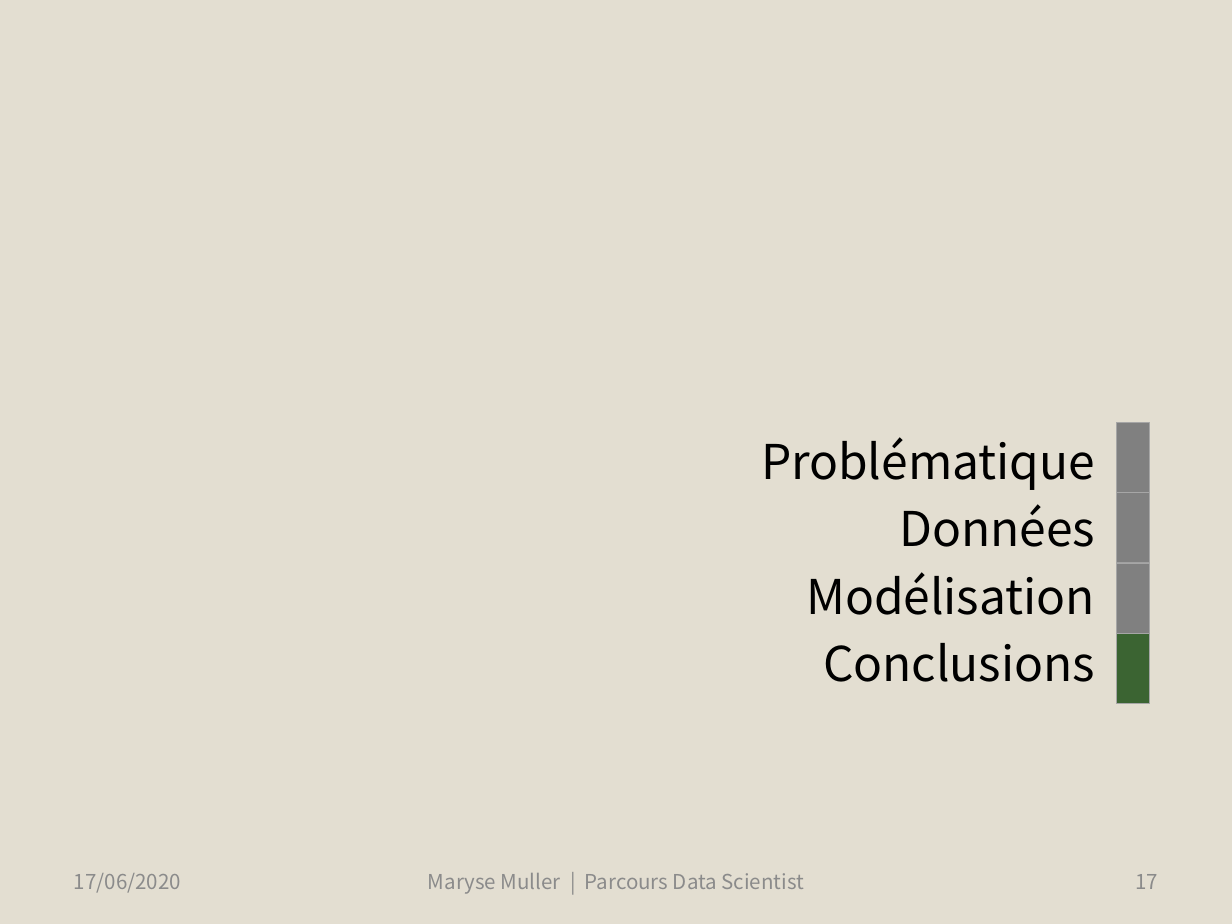
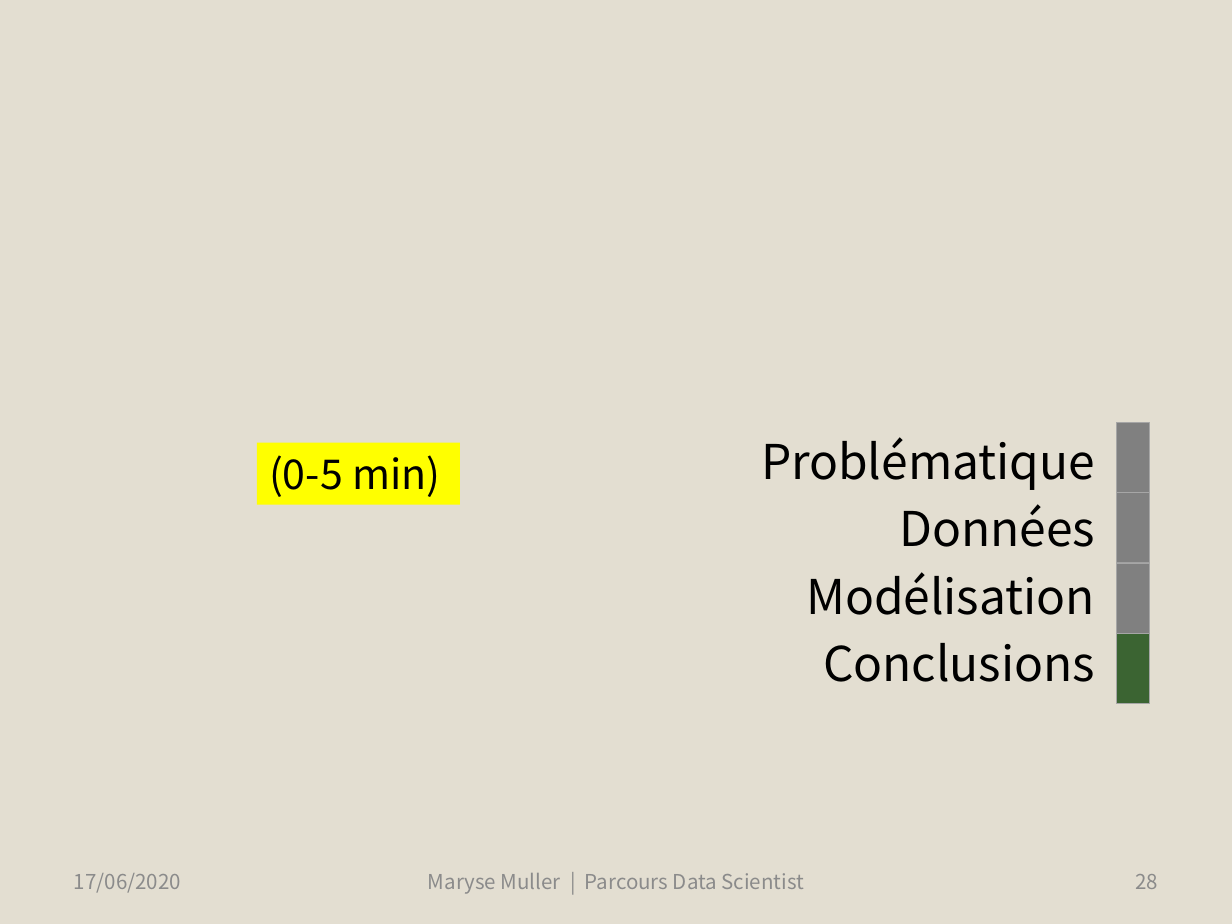
Before and after one commit to SmellyArmure/OC_DS_Project4, a slide deck: slide 28 of PRESENTATION/Projet4.pptx (slide 17 before the commit). Drawn at 1232x924 pixels with LibreOffice and Linux fonts; fonts in the diff are those of the drawing. Boxes give left, top, right and bottom in pixels: in the first picture for what was removed or moved away, otherwise in the second. Text is boxed around its words. In the diff, an @@ line names an element or a change of style, - is before the commit and + after.

```diff
--- a/PRESENTATION/Projet4.pptx
+++ b/PRESENTATION/Projet4.pptx
@@ rectangle added at box(257, 442, 461, 504), fill #FFFF00, 24 pt, text #000000 @@
+(0-5 min)
@@ page number at box(1135, 874, 1158, 889): text changed @@
-17
+28
```
Also in this commit, not shown: 9 other slides changed, 18 slides added, 7 slides removed, 20 other files.
